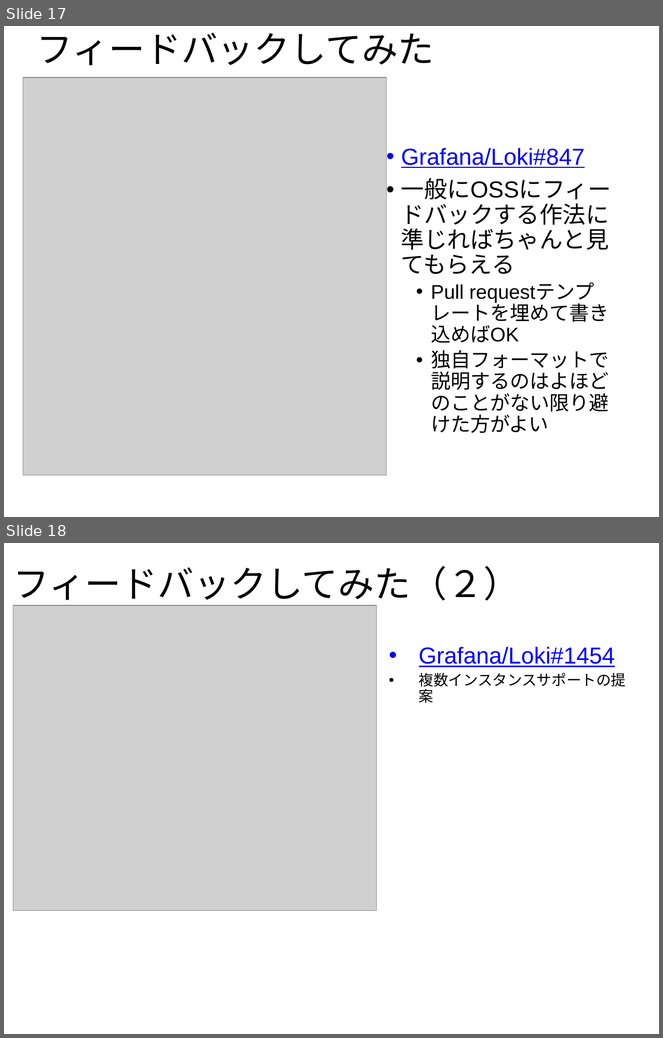
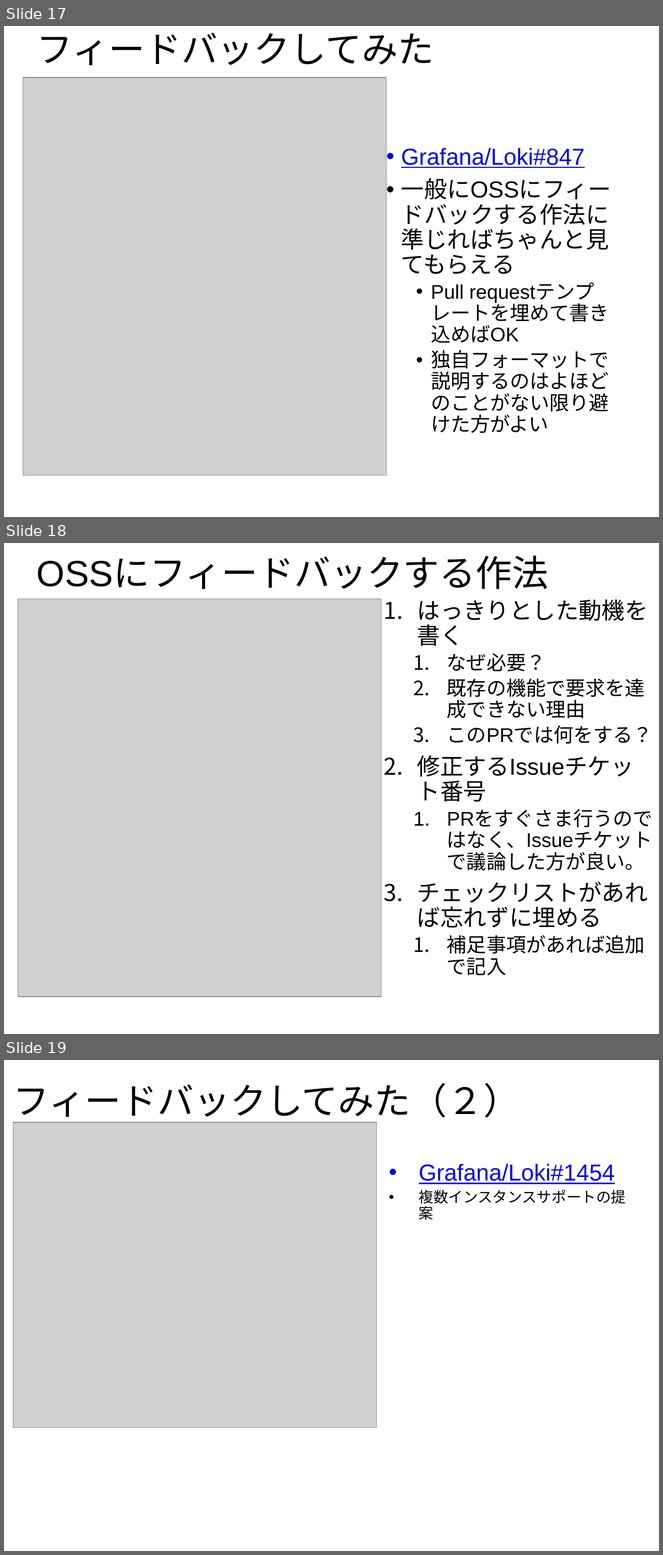
Before and after one commit to cosmo0920/prometheus_meetup_slide_20200115, a slide deck: Prometheus_meetup_slide.pptx. Shown one above the other, each under a label of ours: slides 17 and 18 before the commit, slides 17, 18 and 19 after it. The pictures are 663x1038 and 663x1555 pixels, drawn with LibreOffice and Linux fonts; fonts in the diff are those of the drawing; grey boxes stand for pictures; background and template pictures are left out. Boxes give left, top, right and bottom in pixels: in the first picture for what was removed or moved away, otherwise in the second. Text is boxed around its words. In the diff, an @@ line names an element or a change of style, - is before the commit and + after.

```diff
--- a/Prometheus_meetup_slide.pptx
+++ b/Prometheus_meetup_slide.pptx
@@ slide 18 added at (4, 543, 659, 1034), background picture (left out) @@
@@ title added at (37, 557, 548, 589), 44 pt, text #000000 @@
+OSSにフィードバックする作法
@@ picture added at (18, 599, 382, 997) @@
@@ subtitle added at (417, 599, 653, 976), 24 pt, text #000000 @@
+1. はっきりとした動機を書く
+  1. なぜ必要？
+  2. 既存の機能で要求を達成できない理由
+  3. このPRでは何をする？
+2. 修正するIssueチケット番号
+  1. PRをすぐさま行うのではなく、Issueチケットで議論した方が良い。
+3. チェックリストがあれば忘れずに埋める
+  1. 補足事項があれば追加で記入
@@ what was slide 18 is now slide 19 @@
```
Also in this commit, not shown: 5 slides changed, 1 other file.
